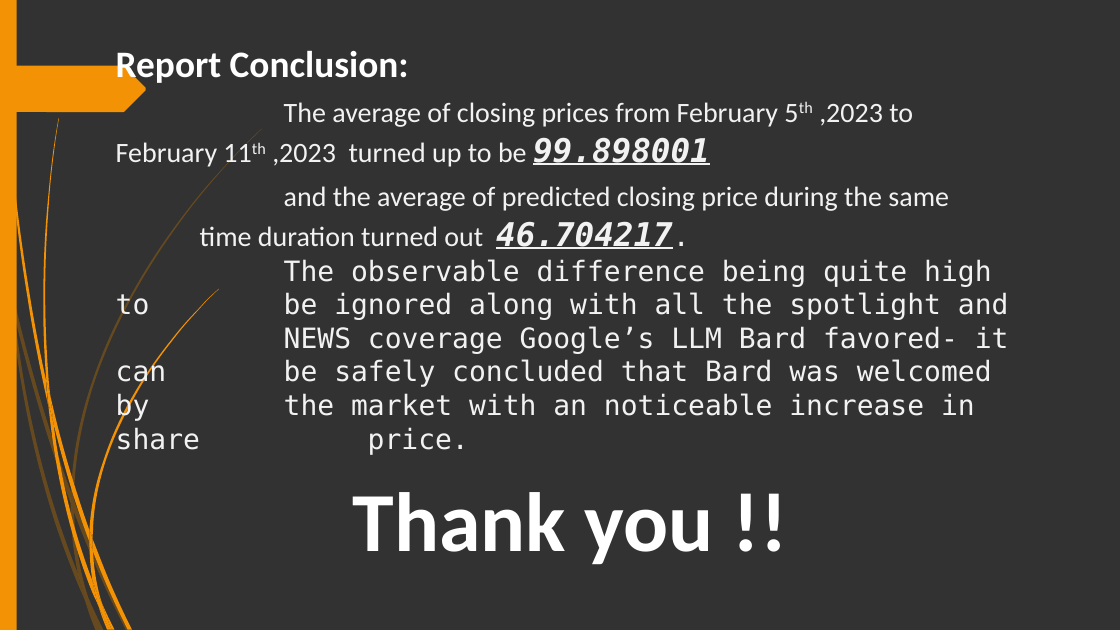
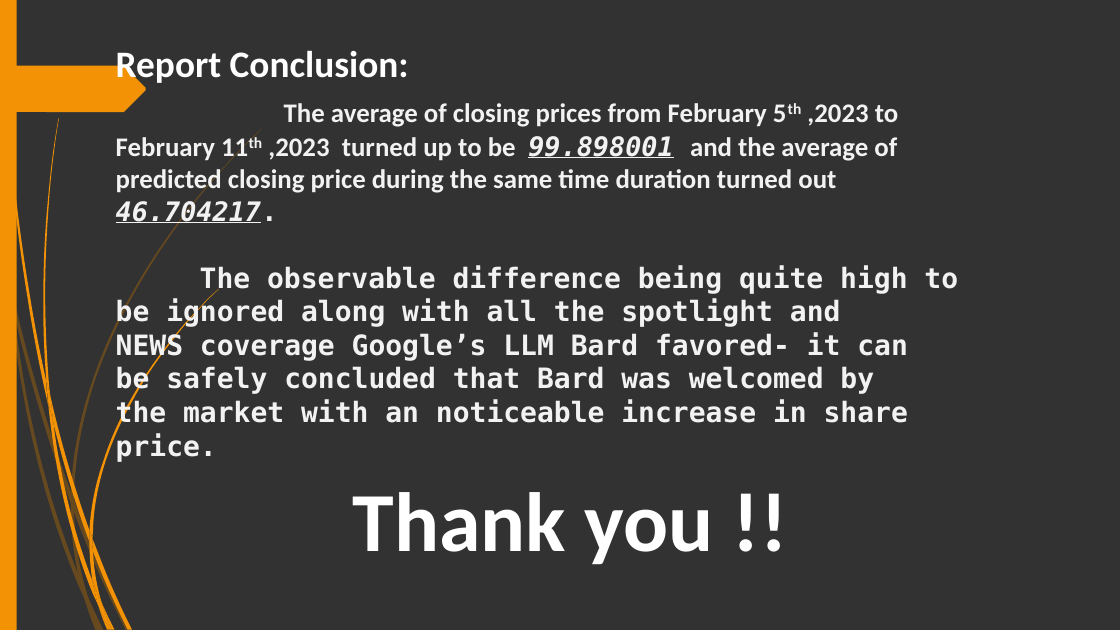
Before and after one commit to V4run-Sharma/IBM_DA_PROJECT, a slide deck: slide 12 of FINAL.pptx. Drawn at 1120x630 pixels with LibreOffice and Linux fonts; fonts in the diff are those of the drawing. Boxes give left, top, right and bottom in pixels: in the first picture for what was removed or moved away, otherwise in the second. Text is boxed around its words. In the diff, an @@ line names an element or a change of style, - is before the commit and + after.

```diff
--- a/FINAL.pptx
+++ b/FINAL.pptx
@@ text at bbox=[116, 103, 898, 226]: text changed; size 24 to 23 pt; bold on @@
-The average of closing prices from February 5th ,2023 to February 11th ,2023 turned up to be 99.898001
-and the average of predicted closing price during the same time duration turned out 46.704217.
+The average of closing prices from February 5th ,2023 to February 11th ,2023 turned up to be 99.898001 and the average of predicted closing price during the same time duration turned out 46.704217.
@@ text at bbox=[116, 265, 958, 462]: bold on in "The observable difference being quite high to ..." @@
```
Also in this commit, not shown: 4 other slides changed.
